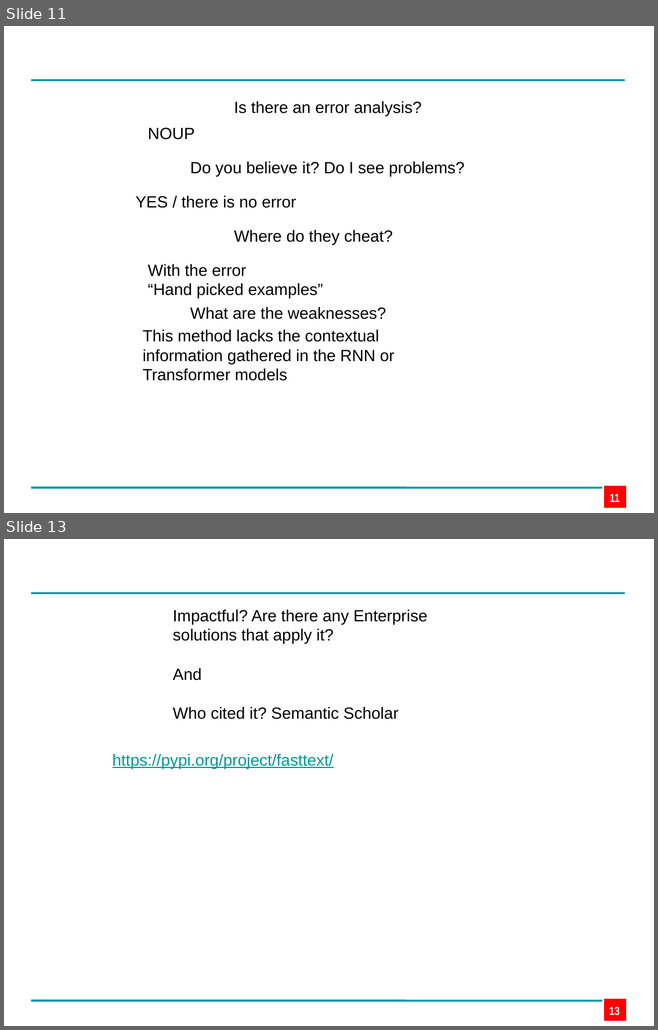
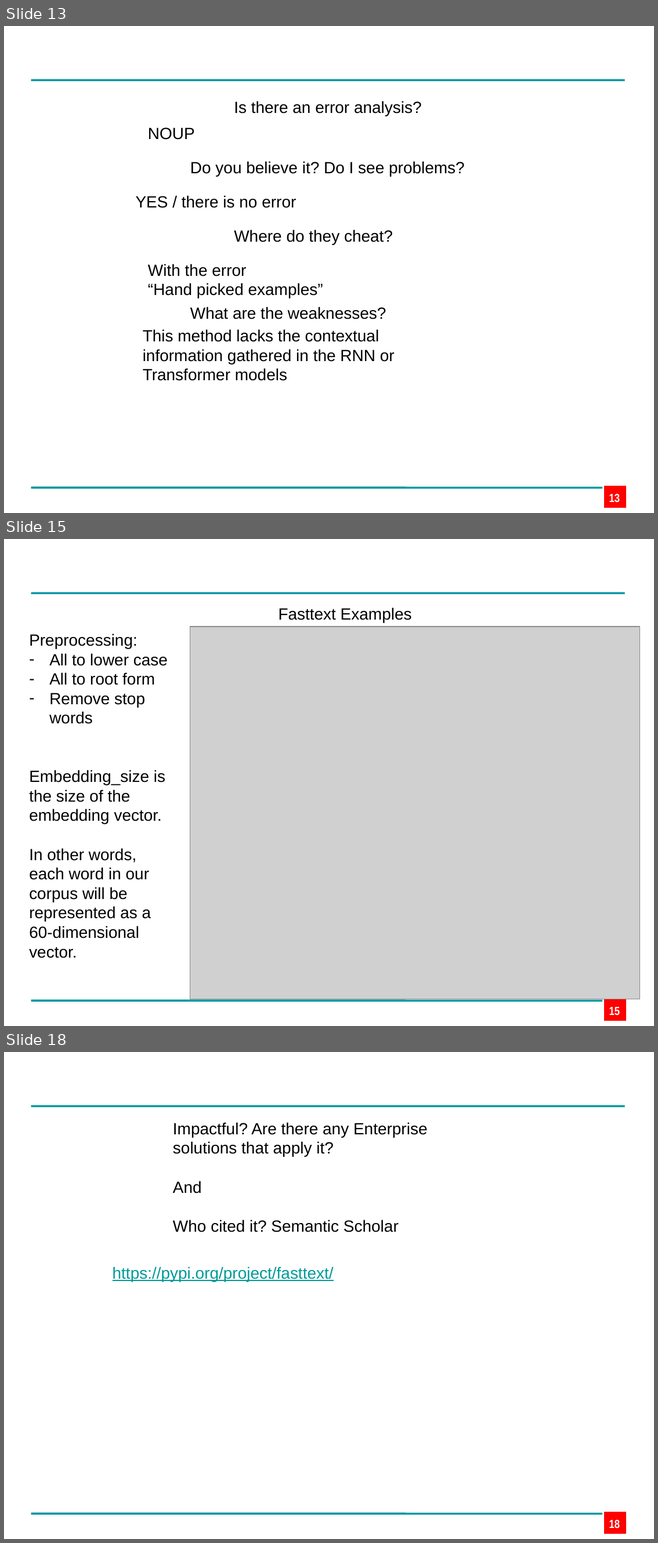
Before and after one commit to edpape007/NLP, a slide deck: Presentation_Subword.pptx. Shown one above the other, each under a label of ours: slides 11 and 13 before the commit, slides 13, 15 and 18 after it; the slides between them are not shown. The pictures are 658x1030 and 658x1543 pixels, drawn with LibreOffice and Linux fonts; fonts in the diff are those of the drawing; grey boxes stand for pictures; background and template pictures are left out. Boxes give left, top, right and bottom in pixels: in the first picture for what was removed or moved away, otherwise in the second. Text is boxed around its words. In the diff, an @@ line names an element or a change of style, - is before the commit and + after.

Commit message:
examples for nlp

```diff
--- a/Presentation_Subword.pptx
+++ b/Presentation_Subword.pptx
@@ slide 15 added at (4,539,654,1026), background #FFFFFF; not listed: 3 template elements that a slide beside it also shows @@
@@ text added at (278,607,412,623), 18 pt, text #000000 @@
+Fasttext Examples
@@ text added at (29,634,168,958), 18 pt, text #000000 @@
+Preprocessing:
+– All to lower case
+– All to root form
+– Remove stop words
+Embedding_size is the size of the embedding vector.
+In other words, each word in our corpus will be represented as a 60-dimensional vector.
@@ picture added at (190,627,639,1000) @@
@@ page number added at (609,1007,619,1016), 13 pt, text #FFFFFF, bold @@
+15
@@ what was slide 11 is now slide 13 @@
@@ page number at (609,494,619,503): text changed @@
-11
+13
@@ what was slide 13 is now slide 18 @@
@@ page number at (609,1520,619,1529): text changed @@
-13
+18
```
Also in this commit, not shown: 1 slide changed, 7 other slides added, 3 slides removed, 55 other files.
